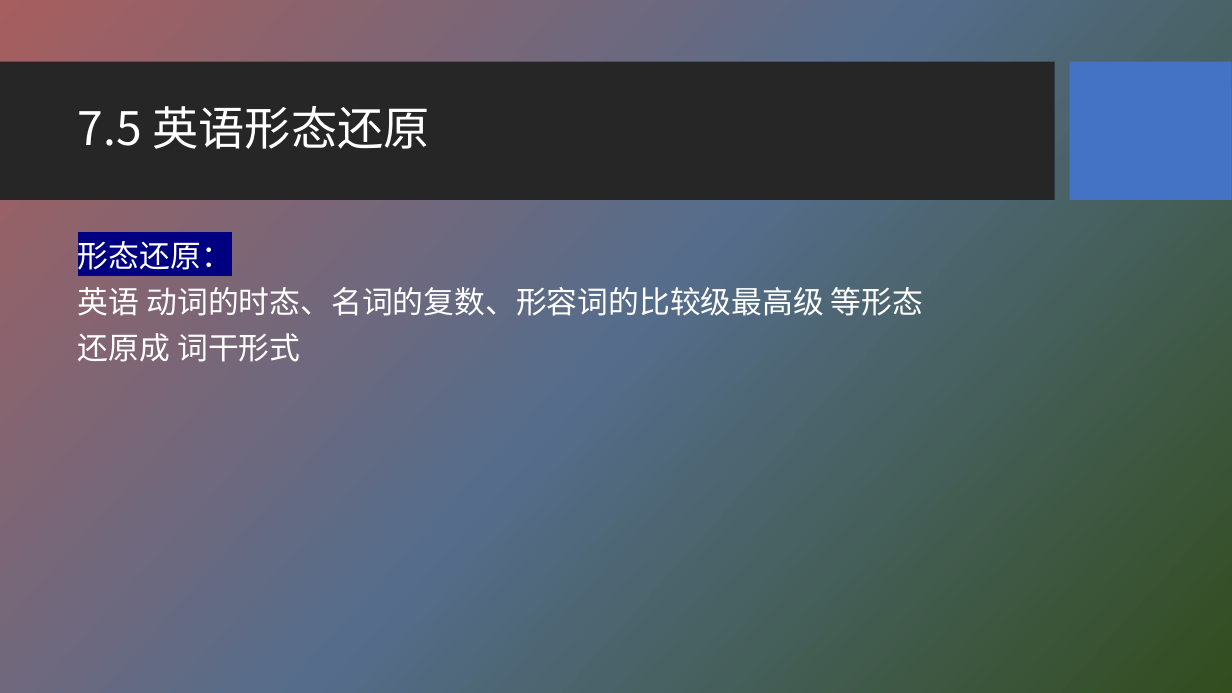
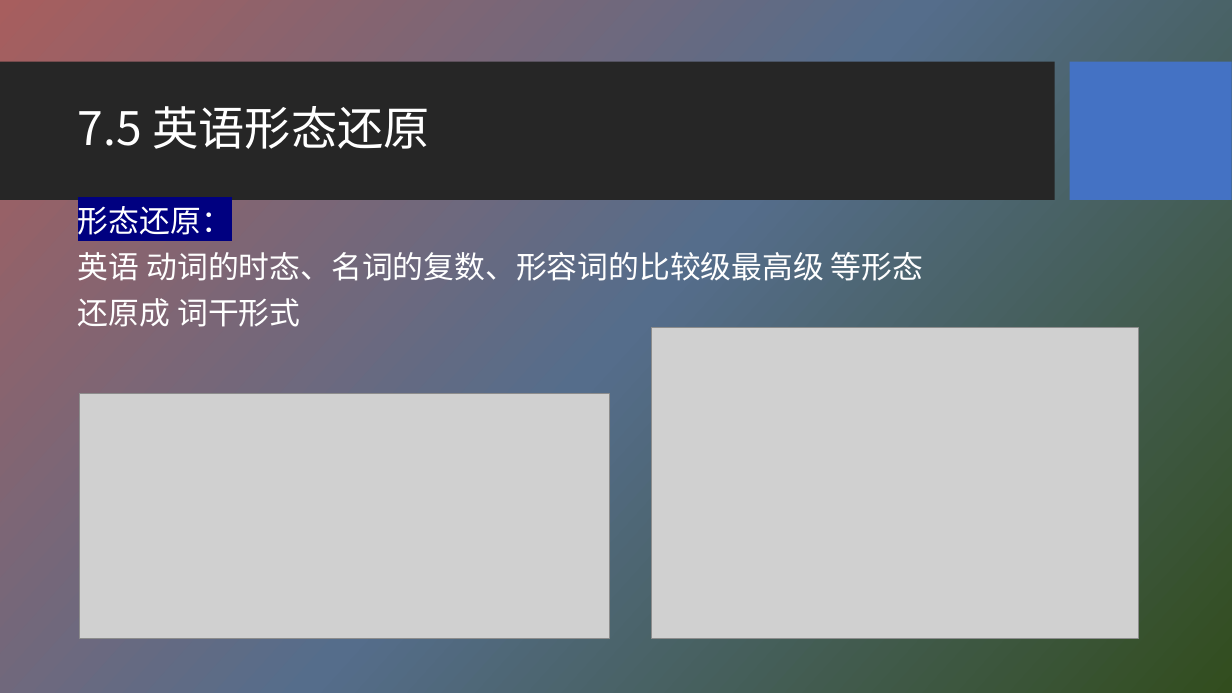
Before and after one commit to HBU/NLP_PPT, a slide deck: slide 30 of PPT-2020/ch07 词法分析.pptx. Drawn at 1232x693 pixels with LibreOffice and Linux fonts; fonts in the diff are those of the drawing; grey boxes stand for pictures; background and template pictures are left out. Boxes give left, top, right and bottom in pixels: in the first picture for what was removed or moved away, otherwise in the second. Text is boxed around its words. In the diff, an @@ line names an element or a change of style, - is before the commit and + after.

```diff
--- a/PPT-2020/ch07 词法分析.pptx
+++ b/PPT-2020/ch07 词法分析.pptx
@@ text "形态还原：" moved from (x1=78, y1=241, x2=923, y2=362) to (x1=78, y1=206, x2=923, y2=327) @@
@@ picture added at (x1=652, y1=327, x2=1139, y2=638) @@
@@ picture added at (x1=79, y1=394, x2=610, y2=638) @@
```
